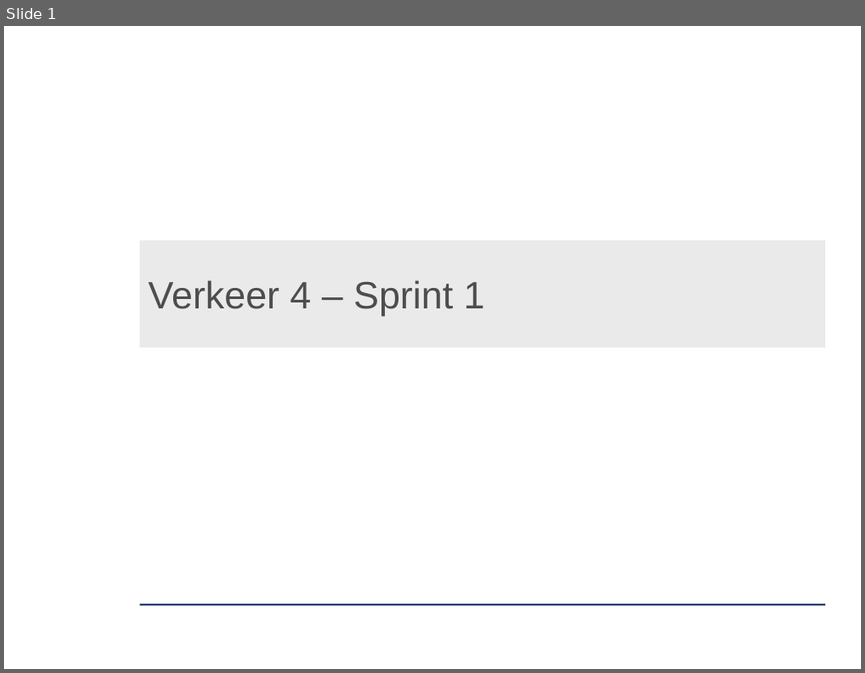
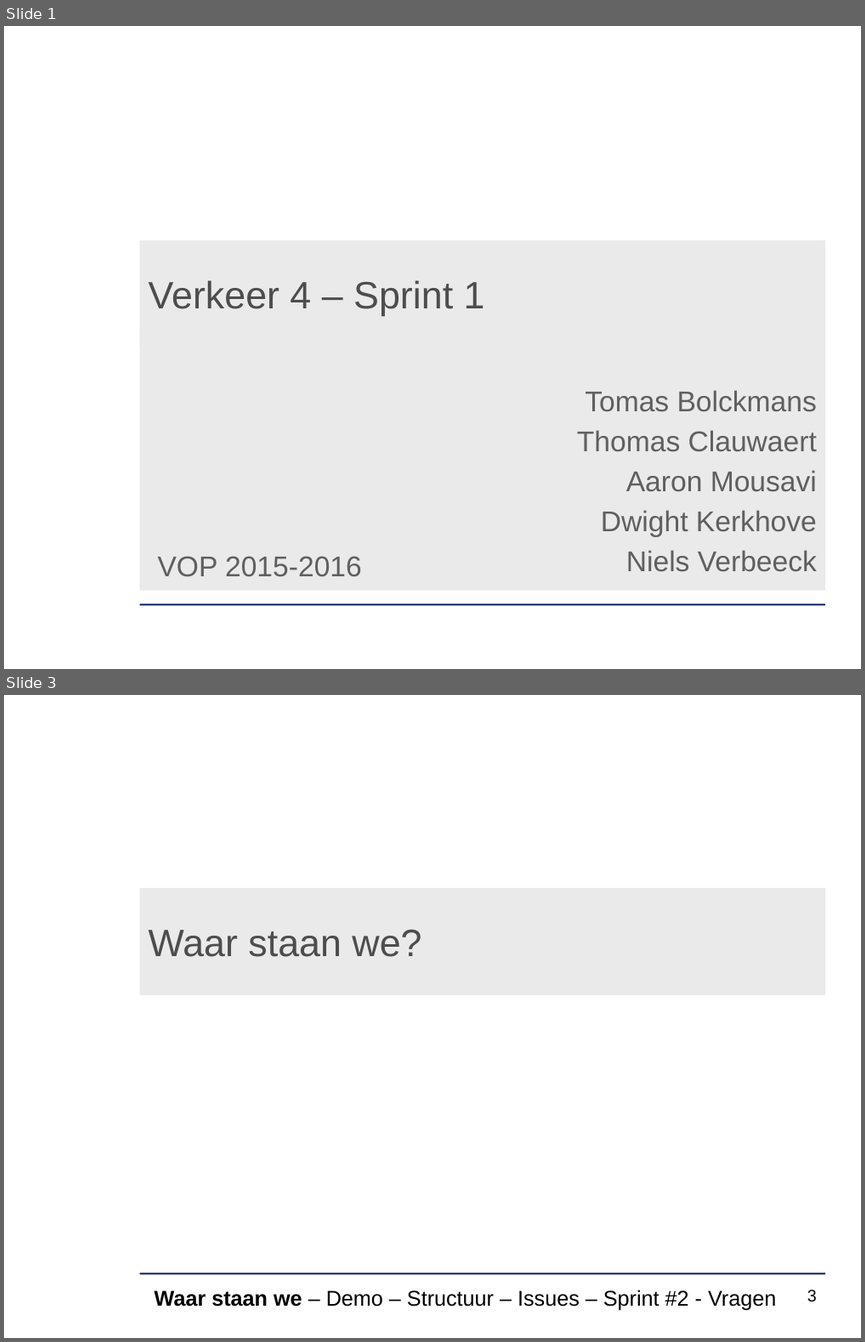
Before and after one commit to verkeergent/Traffic-Travel-Time-Analyzer-4, a slide deck: Analyse/sprint1presentatie.pptx. Shown one above the other, each under a label of ours: slide 1 before the commit, slides 1 and 3 after it; the slides between them are not shown. The pictures are 865x673 and 865x1342 pixels, drawn with LibreOffice and Linux fonts; fonts in the diff are those of the drawing; background and template pictures are left out. Boxes give left, top, right and bottom in pixels: in the first picture for what was removed or moved away, otherwise in the second. Text is boxed around its words. In the diff, an @@ line names an element or a change of style, - is before the commit and + after.

Commit message:
update presentatie sprint 1

```diff
--- a/Analyse/sprint1presentatie.pptx
+++ b/Analyse/sprint1presentatie.pptx
@@ slide 3 added at (x1=4, y1=695, x2=861, y2=1338), background #FFFFFF; not listed: 1 template element that a slide beside it also shows @@
@@ title added at (x1=139, y1=888, x2=825, y2=995), fill #EAEAEA, 32 pt, text #4D4D4D @@
+Waar staan we?
@@ text added at (x1=154, y1=1289, x2=776, y2=1310), 18 pt, text #000000 @@
+Waar staan we – Demo – Structuur – Issues – Sprint #2 - Vragen
@@ page number added at (x1=807, y1=1289, x2=817, y2=1302), 14 pt, text #000000 @@
+3
@@ slide 1 changed as well @@
@@ subtitle added at (x1=139, y1=327, x2=825, y2=590), fill #EAEAEA, 24 pt, text #5F5F5F @@
+Tomas Bolckmans
+Thomas Clauwaert
+Aaron Mousavi
+Dwight Kerkhove
+Niels Verbeeck
@@ text added at (x1=158, y1=556, x2=362, y2=577), 24 pt, text #5F5F5F @@
+VOP 2015-2016
```
Also in this commit, not shown: 11 other slides changed, 6 other slides added, 3 slides removed.
